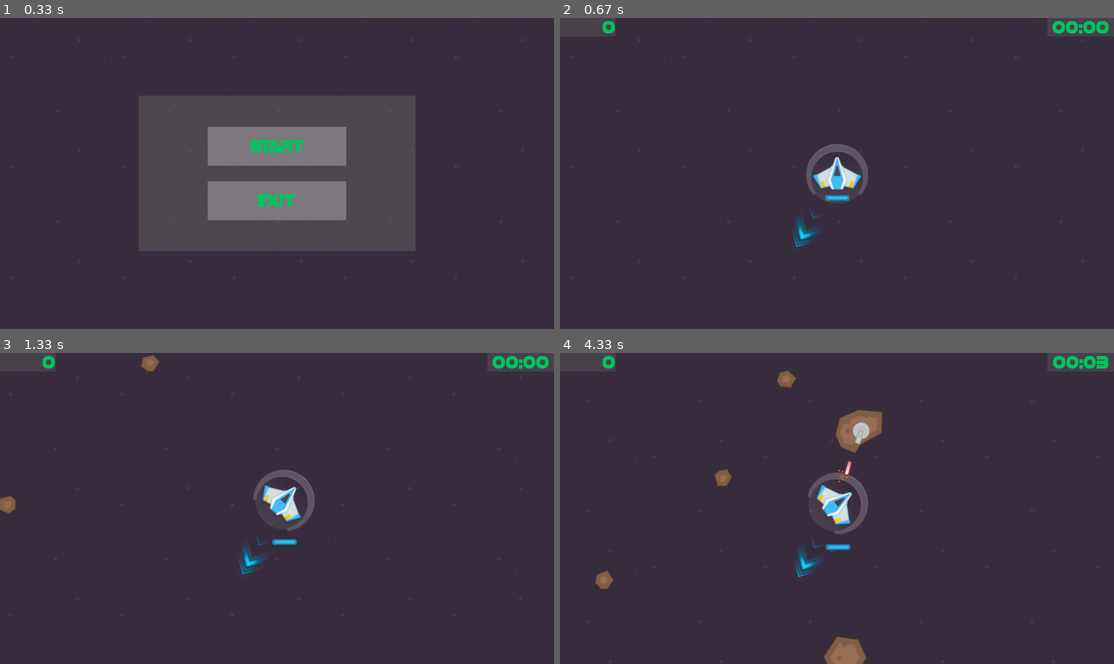
Above: before the commit, frames 1-4 (two rows, left to right).
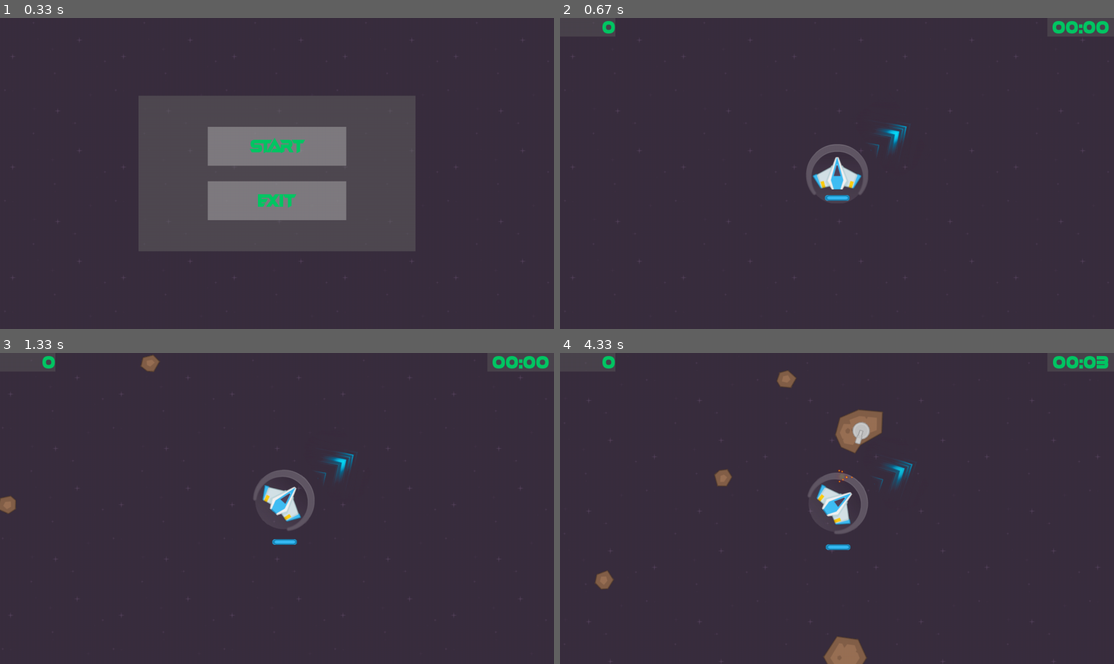
Above: after the commit, the same moments.

Repository: genericprogrammerdude/pygamengn
Game: pygame game, started from main.py
Same seed, same stepped clock (60 frames per second), same inputs: the game is played once before the commit and once after it.
Inputs (mouse positions are in pixels of both pictures, inside the frame that each line leads up to):
- Up to frame 1 (0.33 s): no input
- Up to frame 2 (0.67 s): click "Start" at 0.38 s
- Up to frame 3 (1.33 s): hold D 0.67-1.13 s; move the mouse to (332, 530) at 0.7 s; hold W from 1.17 s (still down)
- Up to frame 4 (4.33 s): release W at 1.47 s; hold D 1.5-1.97 s; hold A 2-2.53 s; hold S 2.57-2.87 s; hold A 2.9-3.3 s; hold W 3.33-3.7 s; hold D from 3.73 s (still down)

Frame 1 is identical in both runs. In frame 2, 0.4% of the frame differs, in the area x 42-63%, y 33-74%; in frame 3, 0.4%; in frame 4, 0.5%, in the area x 42-64%, y 34-73%.

Commit message:
Ship counts kills and cleared waypoints. Collision detection is done after updates to avoid funky collisions on the first update of the game, before objects have updated themselves for the first time.

Diff:
--- a/GameEngine/game.py
+++ b/GameEngine/game.py
@@ -23,11 +23,11 @@
         if self.is_paused:
             delta = 0
 
+        # Update game objects for rendering
+        self.render_group.update(self.screen.get_rect(), delta)
+
         # Do collision detection and notification
         self.collision_manager.do_collisions()
-
-        # Update game objects for rendering
-        self.render_group.update(self.screen.get_rect(), delta)
 
         # Render
         self.screen.fill((50, 50, 50))
--- a/ship.py
+++ b/ship.py
@@ -20,6 +20,8 @@
         self.death_effect = death_effect
         self.damage = damage
         self.score = 0
+        self.kills = 0
+        self.waypoints = 0
         self.death_callbacks = []
 
     def update(self, delta):
@@ -45,7 +47,11 @@
             self.time_since_last_fire = 0
 
     def add_score(self, score):
+        self.kills += 1
         self.score += score
+
+    def increment_waypoint_count(self):
+        self.waypoints += 1
 
     def die_callback(self, callback):
         """Adds a callback to invoke when this game object dies."""
--- a/space_shooter_game.py
+++ b/space_shooter_game.py
@@ -107,7 +107,7 @@
             self.create_waypoint()
 
     def create_waypoint(self, gob=None):
-        """Creates a new waypoing."""
+        """Creates a new waypoint."""
         if self.waypoint:
             self.waypoint.die(self.player)
         angle = numpy.deg2rad(random.randrange(0, 360))
@@ -115,6 +115,9 @@
         pos = self.player.pos + self.waypoint.distance * pygame.Vector2(numpy.cos(angle), numpy.sin(angle))
         self.waypoint.set_pos(pos)
         self.waypoint.set_enter_callback(self.create_waypoint)
+        if gob:
+            # The presence of a valid gob indicates we're here as a result of a collision
+            self.player.increment_waypoint_count()
         self.player.set_waypoint(self.waypoint)
 
     def start_play(self):
